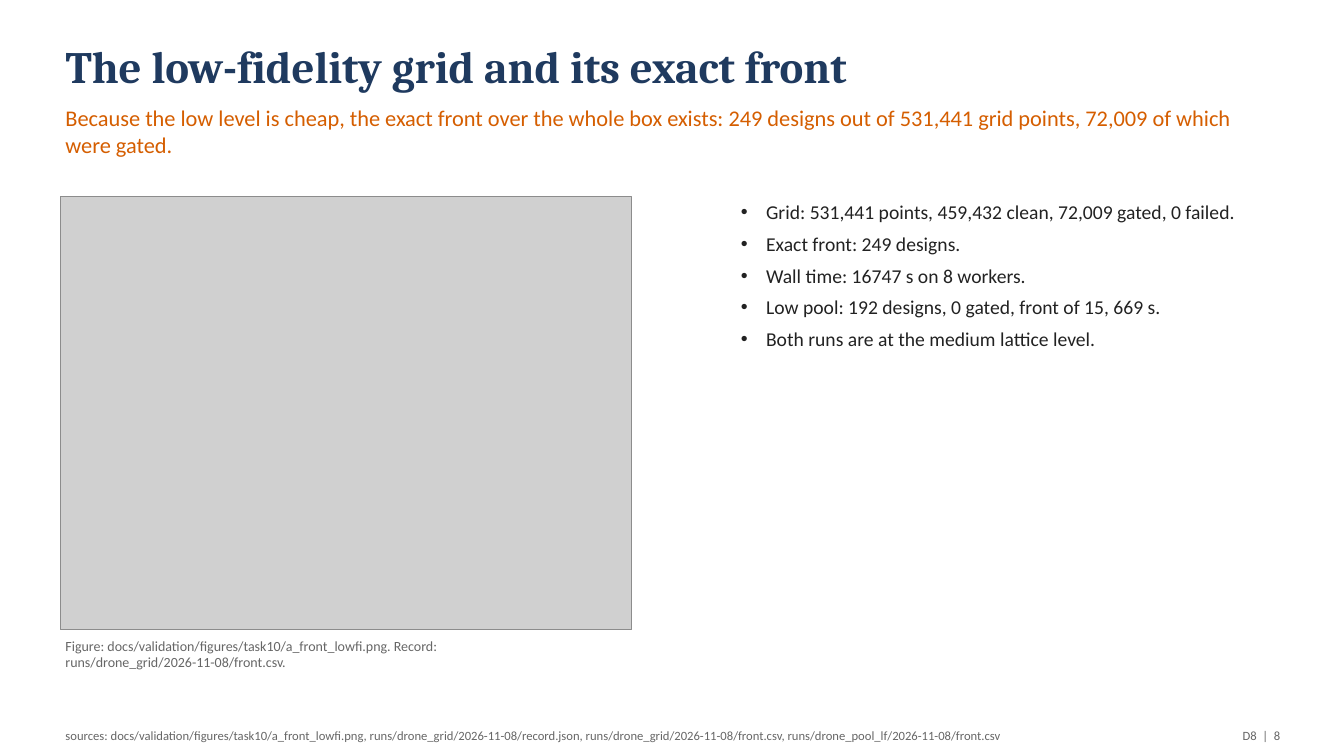
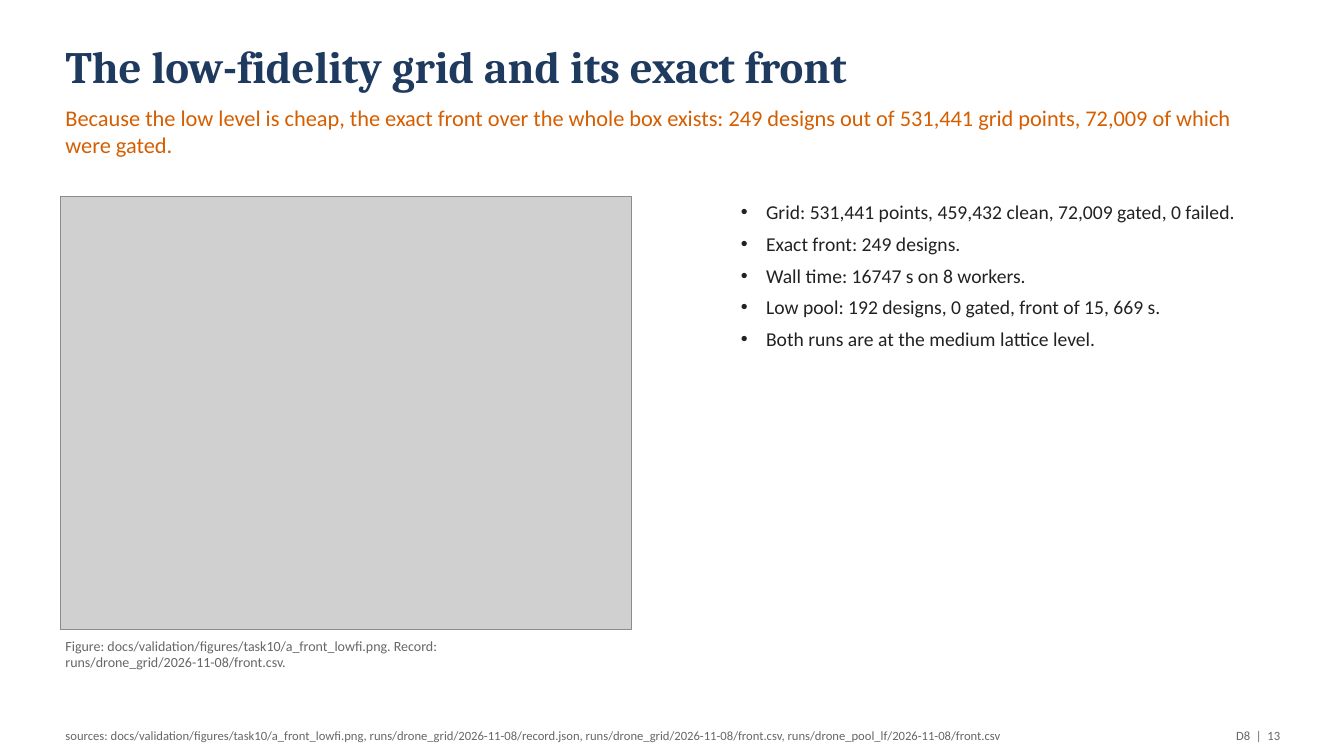
Before and after one commit to emarinhoss/ai-engineering, a slide deck: slide 13 of docs/talk/deck_drone.pptx (slide 8 before the commit). Drawn at 1344x756 pixels with LibreOffice and Linux fonts; fonts in the diff are those of the drawing; grey boxes stand for pictures. Boxes give left, top, right and bottom in pixels: in the first picture for what was removed or moved away, otherwise in the second. Text is boxed around its words. In the diff, an @@ line names an element or a change of style, - is before the commit and + after.

```diff
--- a/docs/talk/deck_drone.pptx
+++ b/docs/talk/deck_drone.pptx
@@ text at [1236,731,1280,740]: text changed @@
-D8 | 8
+D8 | 13
```
Also in this commit, not shown: 11 other slides changed, 7 slides added, 1 slide removed, 10 other files.
